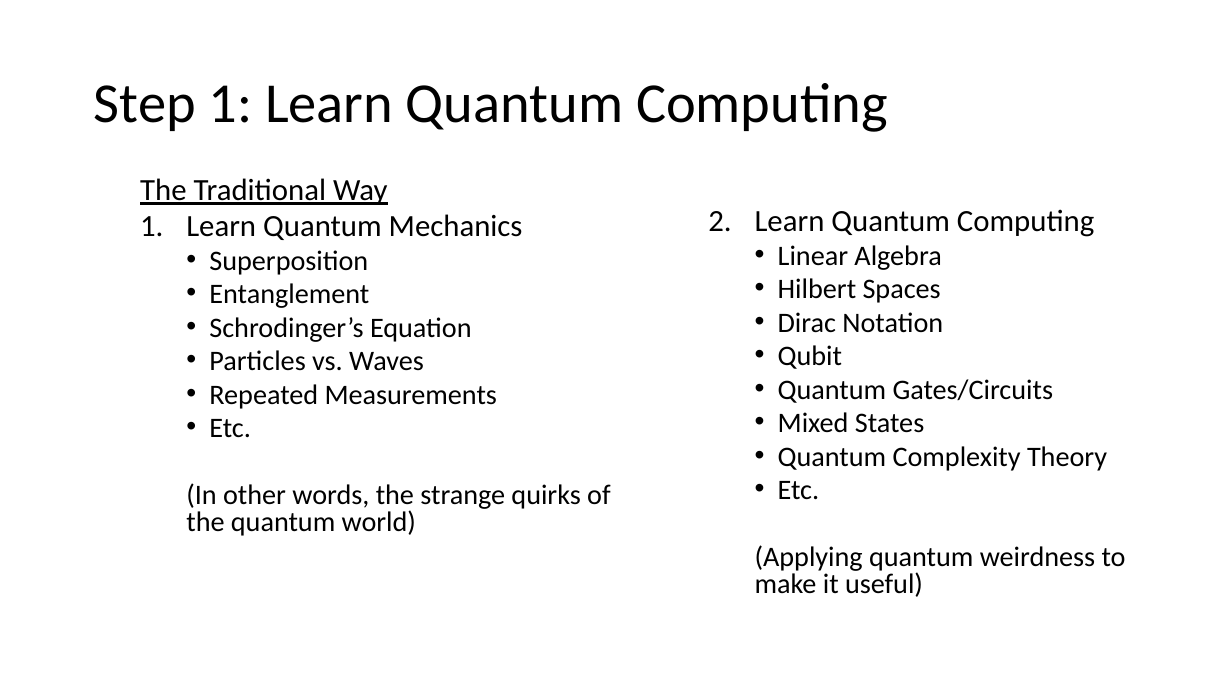
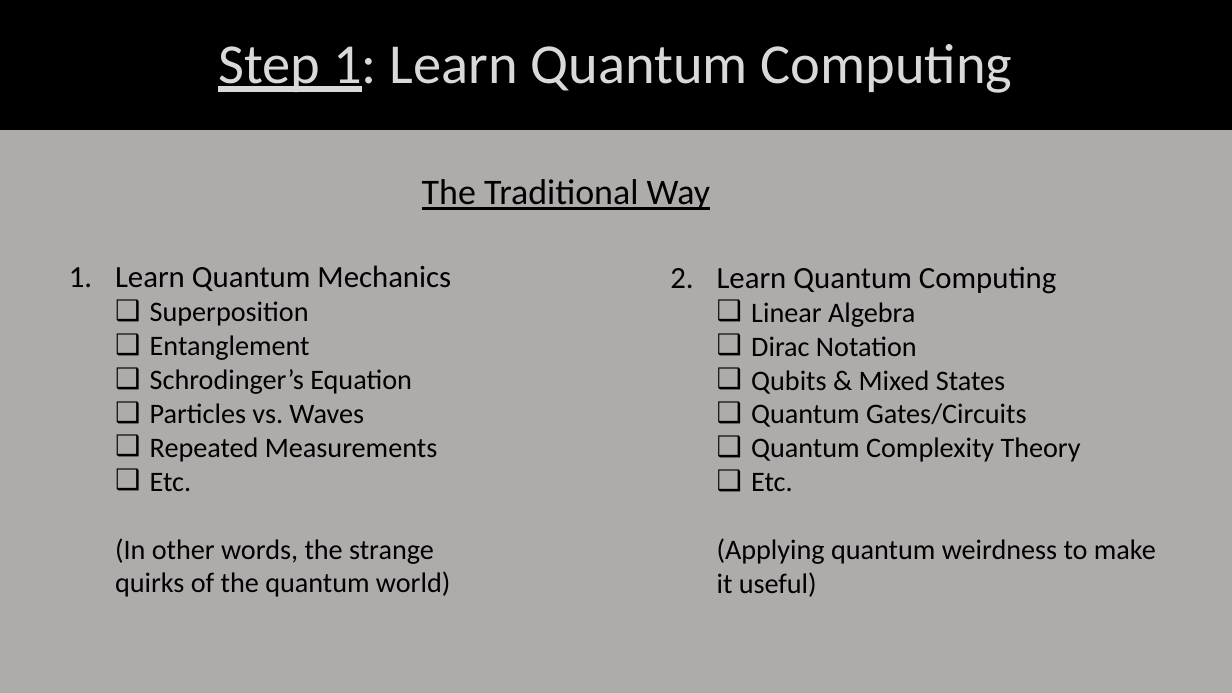
Before and after one commit to NoleStites/STEM-REx, a slide deck: slide 6 of Faculty_Presentation_DRAFT_2.pptx (slide 5 before the commit). Drawn at 1232x693 pixels with LibreOffice and Linux fonts; fonts in the diff are those of the drawing. Boxes give left, top, right and bottom in pixels: in the first picture for what was removed or moved away, otherwise in the second. Text is boxed around its words. In the diff, an @@ line names an element or a change of style, - is before the commit and + after.

```diff
--- a/Faculty_Presentation_DRAFT_2.pptx
+++ b/Faculty_Presentation_DRAFT_2.pptx
@@ background #FFFFFF to #AFABAB @@
@@ rectangle "Step 1: Learn Quantum Computing": place and size @@
-rectangle "Step 1: Learn Quantum Computing" at [94,83,888,132]
+rectangle "Step 1: Learn Quantum Computing" at [0,0,1232,130]
@@ rectangle "Step 1: Learn Quantum Computing" at [0,0,1232,130]: text colour #000000 to #D9D9D9; underline on in "Step 1:"; alignment left to centre; fill none to #000000 @@
@@ text removed at [140,178,1126,597] @@
-  The Traditional Way
-  1. Learn Quantum Mechanics
-    • Superposition
-    • Entanglement
-    • Schrodinger’s Equation
-    • Particles vs. Waves
-    • Repeated Measurements
-    • Etc.
-    (In other words, the strange quirks of the quantum world)
-    2. Learn Quantum Computing
-      • Linear Algebra
-      • Hilbert Spaces
-      • Dirac Notation
-      • Qubit
-      • Quantum Gates/Circuits
-      • Mixed States
-      • Quantum Complexity Theory
-      • Etc.
-      (Applying quantum weirdness to make it useful)
@@ text added at [422,179,710,210], 28 pt, text #000000, underline @@
+The Traditional Way
@@ text added at [115,265,451,597], 22 pt, text #000000 @@
+  1. Learn Quantum Mechanics
+    ❑ Superposition
+    ❑ Entanglement
+    ❑ Schrodinger’s Equation
+    ❑ Particles vs. Waves
+    ❑ Repeated Measurements
+    ❑ Etc.
+    (In other words, the strange quirks of the quantum world)
@@ text added at [717,267,1156,597], 22 pt, text #000000 @@
+    2. Learn Quantum Computing
+      ❑ Linear Algebra
+      ❑ Dirac Notation
+      ❑ Qubits & Mixed States
+      ❑ Quantum Gates/Circuits
+      ❑ Quantum Complexity Theory
+      ❑ Etc.
+      (Applying quantum weirdness to make it useful)
```
Also in this commit, not shown: 8 other slides changed, 1 slide added, 5 other files.
